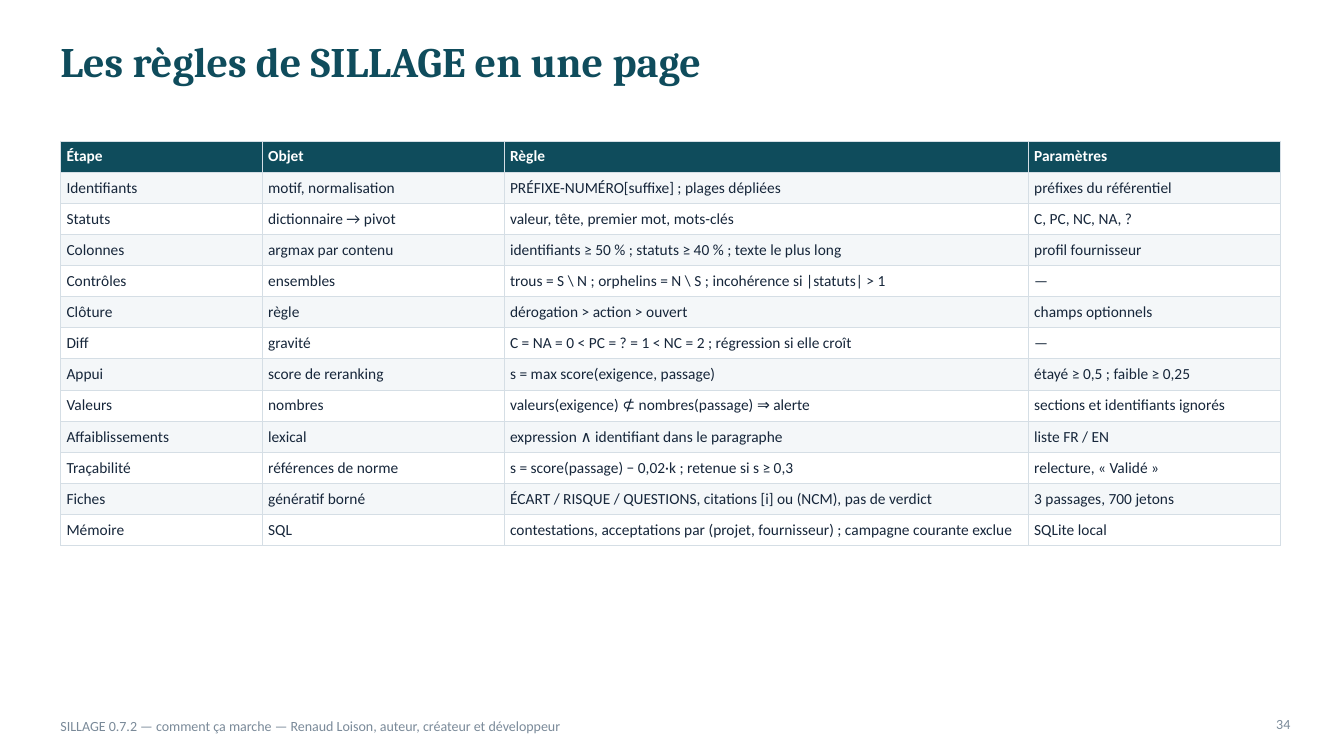
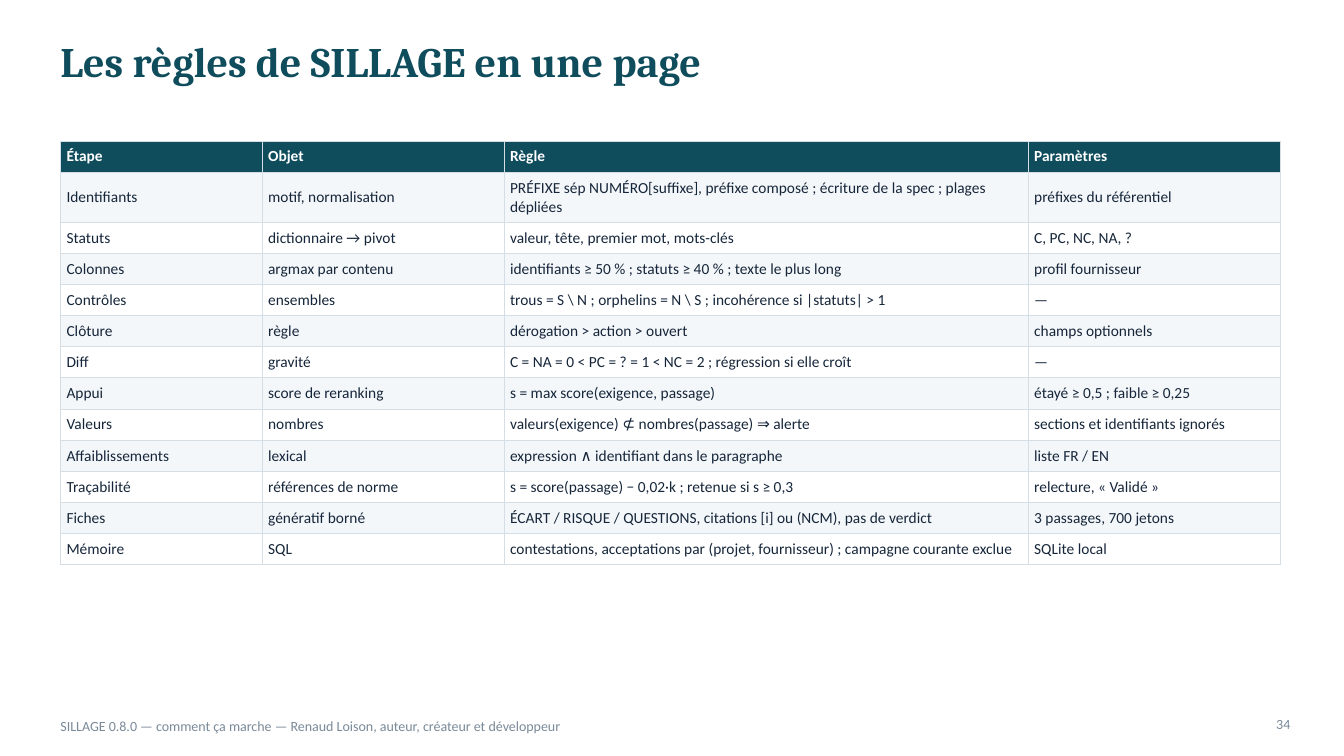
Before and after one commit to Renopop/SILLAGE, a slide deck: slide 34 of docs/SILLAGE_comment_ca_marche_principes.pptx. Drawn at 1344x756 pixels with LibreOffice and Linux fonts; fonts in the diff are those of the drawing. Boxes give left, top, right and bottom in pixels: in the first picture for what was removed or moved away, otherwise in the second. Text is boxed around its words. In the diff, an @@ line names an element or a change of style, - is before the commit and + after.

```diff
--- a/docs/SILLAGE_comment_ca_marche_principes.pptx
+++ b/docs/SILLAGE_comment_ca_marche_principes.pptx
@@ table at [60,141,1280,561] @@
-row 2, column 3: PRÉFIXE-NUMÉRO[suffixe] ; plages dépliées
+row 2, column 3: PRÉFIXE sép NUMÉRO[suffixe], préfixe composé ; écriture de la spec ; plages dépliées
@@ text at [60,721,561,734]: text changed @@
-SILLAGE 0.7.2 — comment ça marche — Renaud Loison, auteur, créateur et développeur
+SILLAGE 0.8.0 — comment ça marche — Renaud Loison, auteur, créateur et développeur
```
Also in this commit, not shown: 27 other slides changed, 13 other files.
